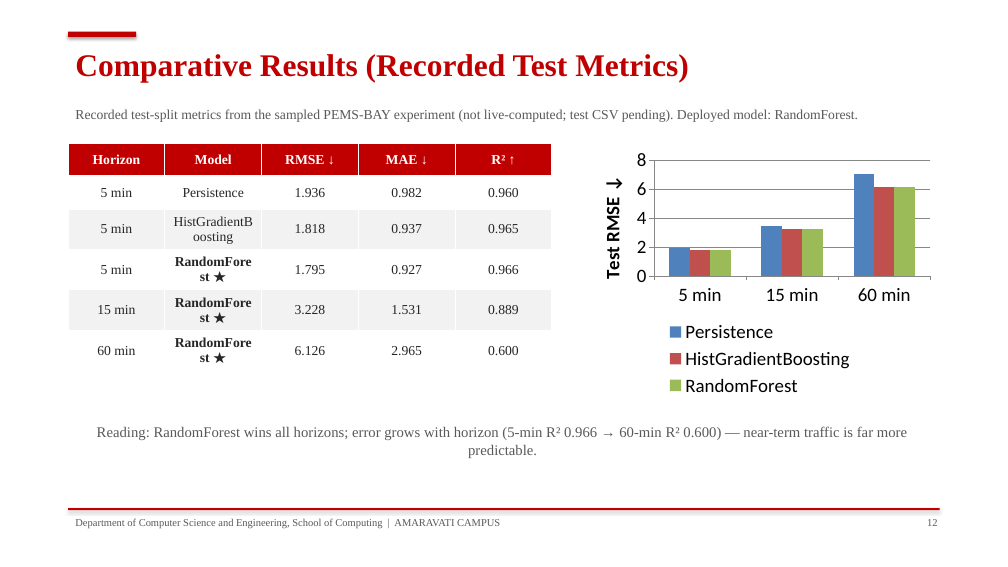
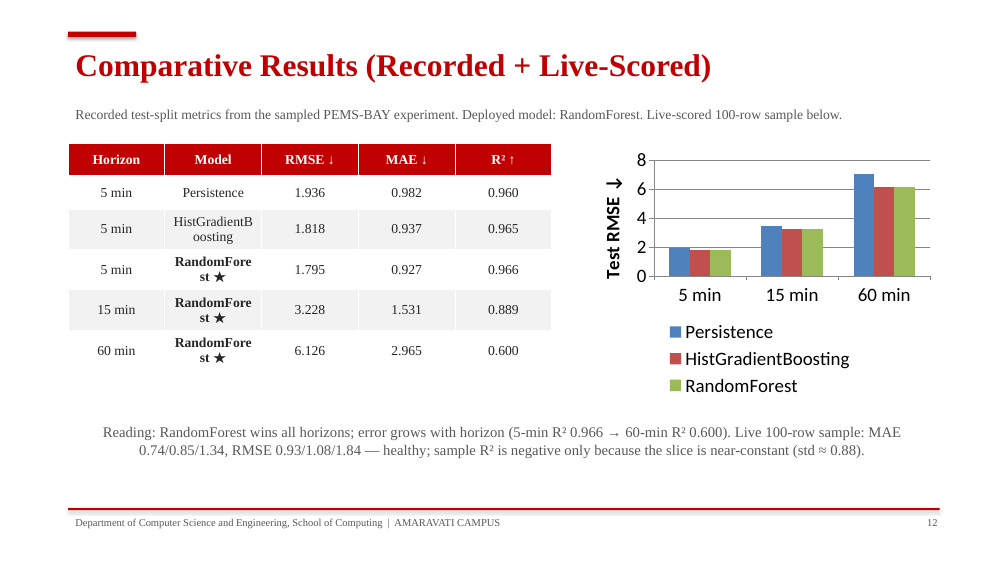
Before and after one commit to yashnarayan123/RealTime-Traffic_Congestion_Prediction, a slide deck: slide 12 of Project_Presentation_Final.pptx. Drawn at 1008x567 pixels with LibreOffice and Linux fonts; fonts in the diff are those of the drawing. Boxes give left, top, right and bottom in pixels: in the first picture for what was removed or moved away, otherwise in the second. Text is boxed around its words. In the diff, an @@ line names an element or a change of style, - is before the commit and + after.

Commit message:
Linux port fixes, live pipeline verification, dashboard light-theme redesign, live PEMS-BAY scoring

```diff
--- a/Project_Presentation_Final.pptx
+++ b/Project_Presentation_Final.pptx
@@ text at (75,54,711,83): text changed @@
-Comparative Results (Recorded Test Metrics)
+Comparative Results (Recorded + Live-Scored)
@@ text at (75,109,843,122): text changed @@
-Recorded test-split metrics from the sampled PEMS-BAY experiment (not live-computed; test CSV pending). Deployed model: RandomForest.
+Recorded test-split metrics from the sampled PEMS-BAY experiment. Deployed model: RandomForest. Live-scored 100-row sample below.
@@ text at (103,427,901,458): text changed @@
-Reading: RandomForest wins all horizons; error grows with horizon (5-min R² 0.966 → 60-min R² 0.600) — near-term traffic is far more predictable.
+Reading: RandomForest wins all horizons; error grows with horizon (5-min R² 0.966 → 60-min R² 0.600). Live 100-row sample: MAE 0.74/0.85/1.34, RMSE 0.93/1.08/1.84 — healthy; sample R² is negative only because the slice is near-constant (std ≈ 0.88).
```
Also in this commit, not shown: 4 other slides changed, 4 other files.
